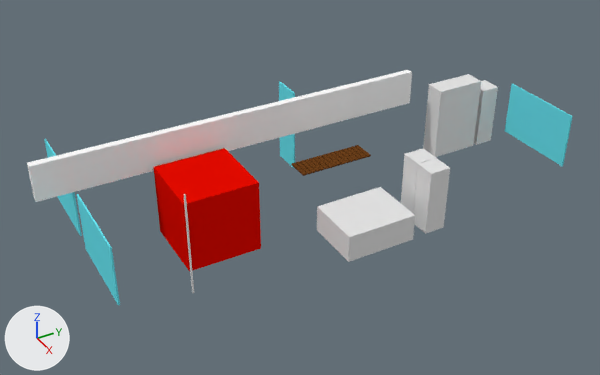
Renders of the Blender file home.blend from each side of a commit.
Rendered twice from a 50 mm camera at (18.08, -9.73, 12.72) aimed at (0.95, -0.13, 0.46). The axes (+X, +Y, +Z) are drawn at lower left. The lights are the same throughout.

Before the edit, the objects in view are built like this:
```python
me_cube = bpy.data.meshes.new('Cube')
me_cube.from_pydata(...)  # a box spanning x -0.3..0.3, y -0.29..0.29, z -0.92..0.93
me_cube_004 = bpy.data.meshes.new('Cube.004')
me_cube_004.from_pydata(...)  # a box spanning x -0.04..2.46, y -0.02..0.02, z -0.89..0.74
me_cube_004.materials.append(mat_material_001)  # cyan #6ae5f1
me_cube_016 = bpy.data.meshes.new('Cube.016')
me_cube_016.from_pydata(...)  # a box spanning x 1.88..3.88, y -5.55..-3.55, z -0.06..1.94
me_cube_016.materials.append(mat_material)  # red #e70b00
ob_cube = bpy.data.objects.new('Cube', me_cube_004)
ob_cube.location = (0.77, -6.14, 1.25)
ob_vive_and_kinect_area = bpy.data.objects.new('Vive_and_kinect_area', me_cube_016)
ob_vive_and_kinect_area.location = (-1.55, 1.49, 0.0)
ob_wardrobe = bpy.data.objects.new('wardrobe', me_cube)
ob_wardrobe.location = (0.5, 6.59, 0.93)
# also in view: 'Cube.006' at (-1.28, 0.68, 1.17); 'Cube.003' at (2.28, 7.21, 1.17); 'Cube.005' at (1.02, 0.83, 1.11); 'wardrobe.002' at (3.06, 2.3, 0.93); 'wardrobe.001' at (3.65, 2.3, 0.93)
```
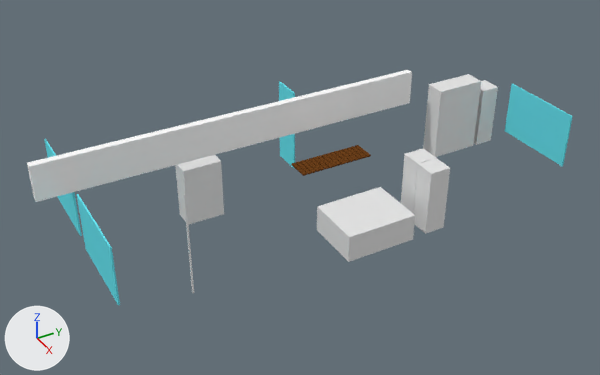
Edits to the scene script, one JSON object a line:
```json
{"op": "add", "block": "ob_vive_and_kinect_area", "code": "ob_vive_and_kinect_area.hide_viewport = True"}
```

What differs and where, as boxes (x1, y1, x2, y2) in the pictures (600 x 375 px):
```json
{"object": "Vive_and_kinect_area", "change": "hidden", "before": [153, 148, 261, 272], "on screen": "red"}
{"object": "Cube.009", "change": "unchanged, uncovered by the edit", "after": [175, 155, 224, 225]}
```
